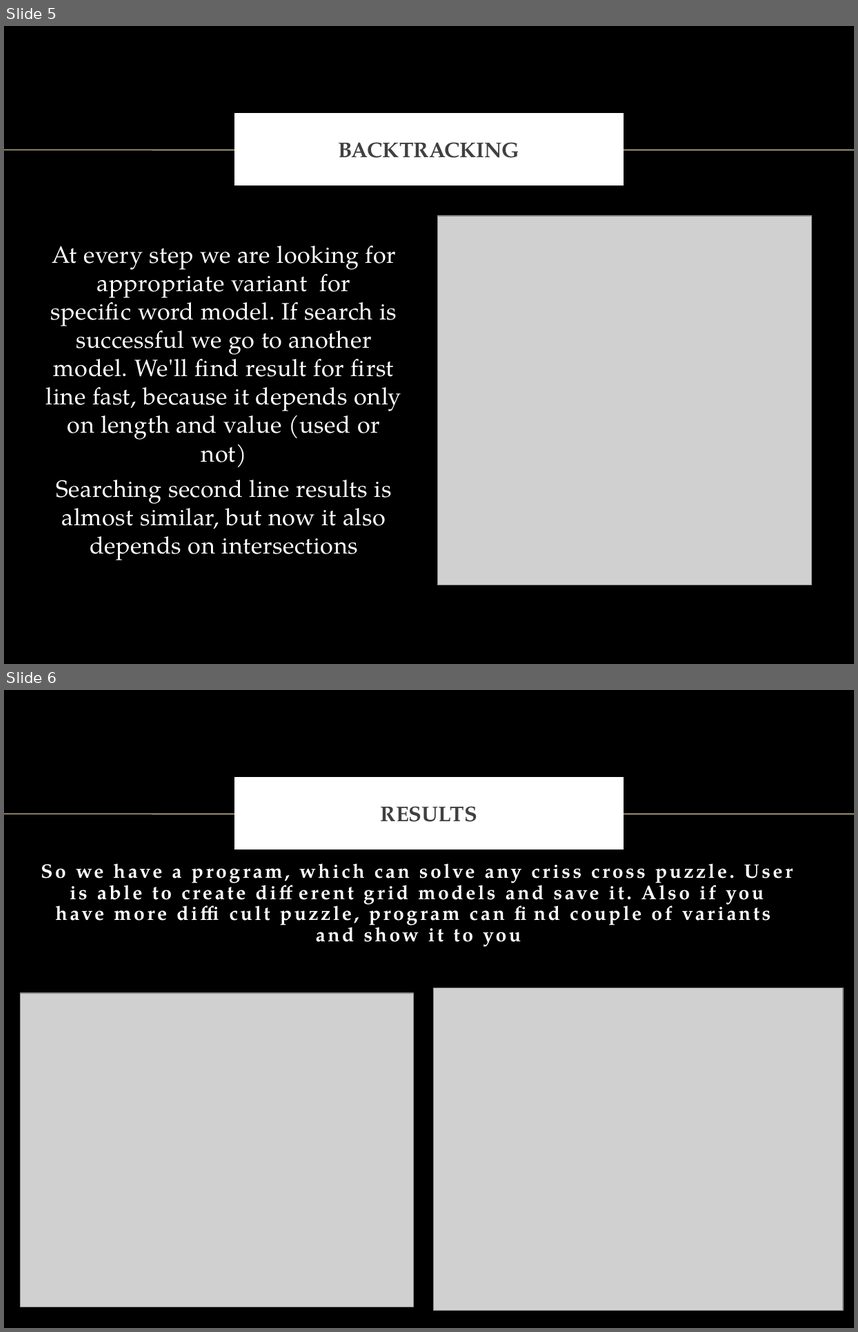
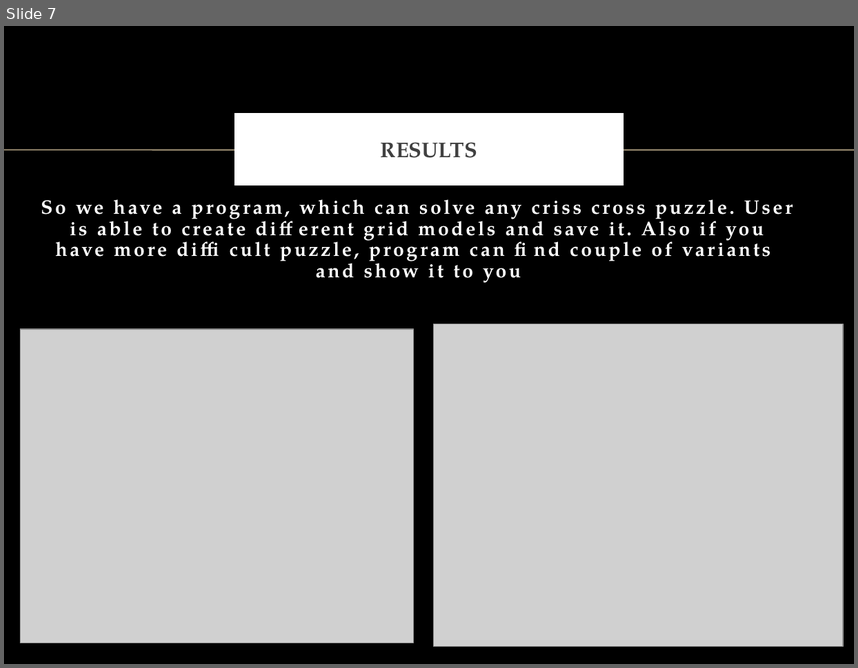
Before and after one commit to AlexanderVak/Crossword, a slide deck: Crossword Presentation.pptx. Shown one above the other, each under a label of ours: slides 5 and 6 before the commit, slide 7 after it. The pictures are 858x1332 and 858x668 pixels, drawn with LibreOffice and Linux fonts; fonts in the diff are those of the drawing; grey boxes stand for pictures; background and template pictures are left out. Boxes give left, top, right and bottom in pixels: in the first picture for what was removed or moved away, otherwise in the second. Text is boxed around its words. In the diff, an @@ line names an element or a change of style, - is before the commit and + after.

```diff
--- a/Crossword Presentation.pptx
+++ b/Crossword Presentation.pptx
@@ slide 5 removed at [4, 26, 854, 664], background picture (left out); not listed: 1 template element that a slide beside it also shows @@
@@ title removed at [238, 117, 620, 183] @@
-BACKTRACKING
@@ picture removed at [437, 216, 811, 584] @@
@@ text removed at [46, 245, 401, 560] @@
-At every step we are looking for appropriate variant for specific word model. If search is successful we go to another model. We'll find result for first line fast, because it depends only on length and value (used or not)
-Searching second line results is almost similar, but now it also depends on intersections
@@ what was slide 6 is now slide 7 @@
```
Also in this commit, not shown: 4 slides changed, 2 slides added, 5 other files.
